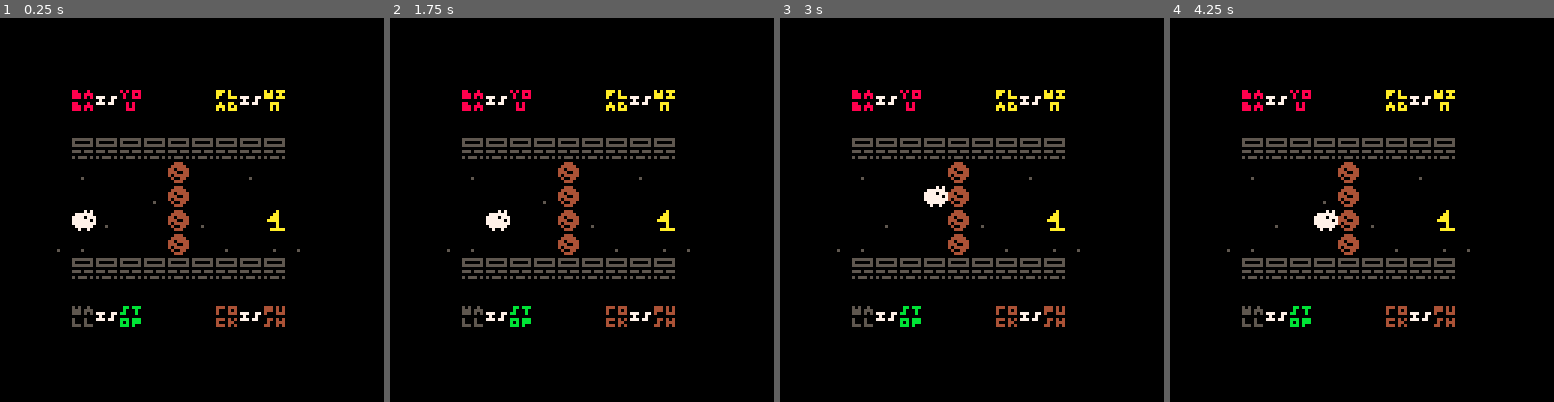
Above: before the commit, frames 1-4 (left to right).
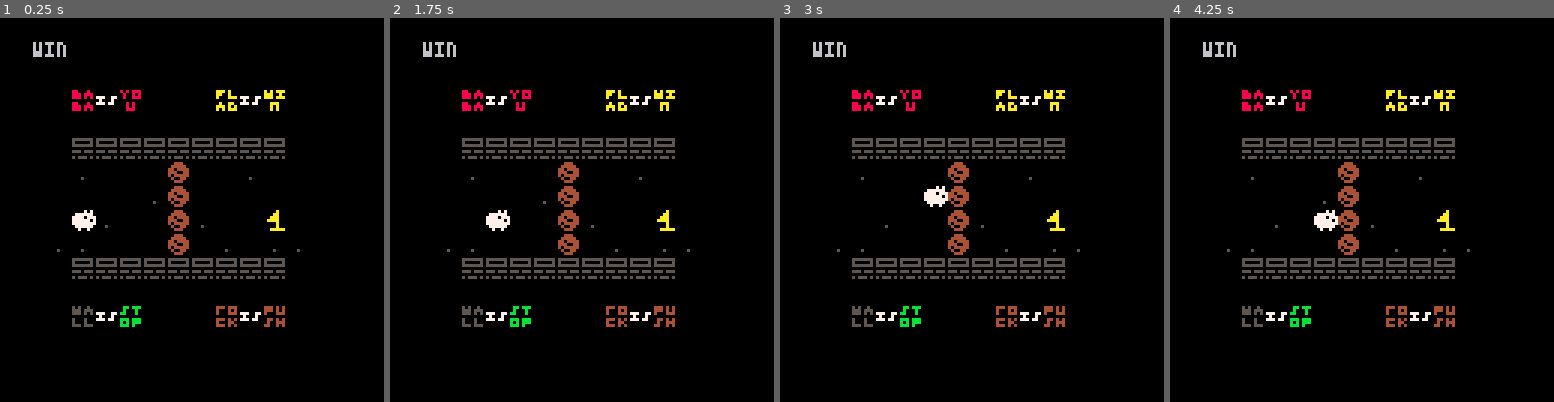
Above: after the commit, the same moments.

Repository: jfloyd1697/baba-is-pico
Game: PICO-8 cartridge baba-1.p8
The game is run twice, just before and just after one commit, with the same random seed, the same clock (stepped at 60 frames per second) and the same inputs.
Inputs:
- Up to frame 1 (0.25 s): no input
- Up to frame 2 (1.75 s): tap X (X key) at 0.33, 1.07 s; tap O (Z key) at 0.7, 1.7 s; hold Right from 1.6 s (still down)
- Up to frame 3 (3 s): tap X (X key) at 1.85, 2.97 s; release Right at 2.1 s; tap O (Z key) at 2.1, 2.5, 2.9 s; hold Up 2.15-2.42 s; hold Right from 2.47 s (still down)
- Up to frame 4 (4.25 s): release Right at 3.03 s; hold Left 3.08-3.58 s; tap O (Z key) at 3.3, 3.7, 4.1 s; hold Down 3.63-3.97 s; hold Right from 4.02 s (still down); tap X (X key) at 4.08 s

The runs differ from the first frame. In frame 1, 0.2% of the frame differs, in the area x 8-18%, y 6-11%; in frame 2, 0.2%; in frame 3, 0.2%; in frame 4, 0.2%.

Commit message:
Translate JS to lia. More progress on p8 cart

Diff:
--- a/baba-1.p8
+++ b/baba-1.p8
@@ -4,22 +4,21 @@
 --baba
 
 function _init()
---spt,text,type,move,touch,color
+--spt |	is_text|type  |	on_move|on_touch|color
 tile={
-{65,false,"flag",0,"win",{10,10}},
-{64,false,"wall","stop",0,{5,5}},
-{66,false,"rock","push",0,{4,4}},
-{32,true,"baba","push",0,{2,8}},
-{33,true,"wall","push",0,{1,5}},
-{34,true,"flag","push",0,{4,10}},
-{35,true,"rock","push",0,{2,4}},
-{36,true,"is","push",0,{5,7}},
-{48,true,"you","push",0,{2,8}},
-{49,true,"stop","push",0,{3,11}},
-{50,true,"win","push",0,{4,10}},
-{51,true,"push","push",0,{2,4}},
-{193,false,"baba","you","you",{7,7}}
-
+{65,	false,	"flag", 0,		"win",	{10,10}},
+{64,	false,	"wall", "stop",	0,		{5,5}},
+{66,	false,	"rock", "push",	0,		{4,4}},
+{32,	true,	"baba", "push",	0,		{2,8}},
+{33,	true,	"wall", "push",	0,		{1,5}},
+{34,	true,	"flag", "push",	0,		{4,10}},
+{35,	true,	"rock", "push",	0,		{2,4}},
+{36,	true,	"is", 	"push",	0,		{5,7}},
+{48,	true,	"you", 	"push",	0,		{2,8}},
+{49,	true,	"stop",	"push",	0,		{3,11}},
+{50,	true,	"win", 	"push",	0,		{4,10}},
+{51,	true,	"push", "push",	0,		{2,4}},
+{193,	false,	"baba", "you",	"you",	{7,7}}
 }
 
 obj={}
@@ -45,19 +44,18 @@
 	for b in all(obj) do
 		b:control(obj)
 	end
-
 end
 -->8
 --draw
+
 
 function draw_game()
 	cls()
 	map()
 	for b in all(obj) do
 		b:babadir(obj)
-	end
-	foreach(obj,draw_objs)
-
+		b:draw(obj)
+	end
 end
 
 -->8
@@ -68,13 +66,6 @@
 pal(5,_c)
 spr(_spr,_x*8,_y*8)
 pal()
-end
-…(4 lines of a section not shown)…
-function draw_objs(_obs)
-	drawspr(_obs.spr,_obs.x,_obs.y,_obs.color[2])
 end
 
 function find_objs()
@@ -101,33 +93,39 @@
 	o.color=_t[6]
 
 	o.control=function(self)
-			if self.move == "you" then
-			local dirx={-1,1,0,0}
-			local diry={0,0,-1,1}
-				for i=0,3 do
-					if btnp(i) then
-						self.x+=dirx[i+1]
-						self.y+=diry[i+1]
-						sfx(60)
-						return
-					end
+		local dirx={-1,1,0,0}
+		local diry={0,0,-1,1}
+		if self.move == "you" then
+			for i=0,3 do
+				if btnp(i) then
+					self.x+=dirx[i+1]
+					self.y+=diry[i+1]
+					sfx(60)
+					return
 				end
 			end
 		end
-
-		o.babadir=function(self)
-			if self.type == "baba" and
-				 self.move == "you" then
-				for i=0,3 do
-					if btnp(i) then
-						self.spr=192+i
-					return
-					end
+	end
+
+	o.babadir=function(self)
+		if self.type == "baba" and
+				self.move == "you" then
+			for i=0,3 do
+				if btnp(i) then
+					self.spr=192+i
+				return
 				end
 			end
 		end
+	end
 
 		add(obj,o)
+	o.draw=function(self)
+		drawspr(self.spr,self.x,self.y,self.color[2])
+		if self.touch == "win" then
+			print("win",self.x,self.y)
+		end
+	end
 end
 __gfx__
 00000000000000000000000000000000000000000000000000000000000000000000000000000000000000000000000000000000000000000000000000000000
--- /dev/null
+++ b/baba-java/blocks/base.lua.p8
@@ -0,0 +1,122 @@
+__lua__
+
+base = {}
+base.__index = base
+
+function base:new(x, y)
+    local obj = setmetatable({}, self)
+    obj.position = {x = x or -1, y = y or -1}
+    obj.properties = {}
+    obj:initialize()
+    return obj
+end
+
+function base:initialize()
+    self.type = TYPES.BASE
+end
+
+function base:add_property(property)
+    table.insert(self.properties, property)
+end
+
+function base:has_property(property)
+    for _, p in ipairs(self.properties) do
+        if p:has_effect(property) then
+            return true
+        end
+    end
+    return false
+end
+
+function base:set_position(x, y)
+    self.position = {x = x, y = y}
+end
+
+function base:set_type(type)
+    self.type = type
+end
+
+function base:destroy()
+    self.type = TYPES.BLANK
+    self.properties = {}
+end
+
+function base:is_solid()
+    return self:has_property(EFFECTS.SOLID)
+end
+
+function base:is_movable()
+    for _, p in ipairs(self.properties) do
+        if p:has_effect(EFFECTS.SOLID) and p:has_effect(EFFECTS.MOVABLE) then
+            return true
+        end
+    end
+    return false
+end
+
+function base:is_steppable()
+    return not self:is_solid()
+end
+
+function base:is_you()
+    return self:has_property(EFFECTS.YOU)
+end
+
+function base:is_win()
+    return self:has_property(EFFECTS.WIN)
+end
+
+function base:is_float()
+    return self:has_property(EFFECTS.FLOAT)
+end
+
+function base:is_defeat()
+    return self:has_property(EFFECTS.DEFEAT)
+end
+
+function base:is_sink()
+    return self:has_property(EFFECTS.SINK)
+end
+
+function base:is_melt()
+    return self:has_property(EFFECTS.MELT)
+end
+
+function base:is_hot()
+    return self:has_property(EFFECTS.HOT)
+end
+
+function base:is_blank()
+    return self.type == TYPES.BLANK
+end
+
+function base:is_icon()
+    return self.type == TYPES.ICON
+end
+
+function base:is_noun()
+    return self.type == TYPES.NOUN
+end
+
+function base:is_joiner()
+    return self.type == TYPES.JOINER
+end
+
+function base:is_property()
+    return self.type == TYPES.PROPERTY
+end
+
+function base:is_word()
+    return self:is_noun() or self:is_joiner() or self:is_property()
+end
+
+function base:should_be_destroyed()
+    return self:is_hot() and self:is_melt()
+end
+
+blank = setmetatable({}, base)
+blank.__index = blank
+
+function blank:initialize()
+    self:set_type(TYPES.BLANK)
+end
--- /dev/null
+++ b/baba-java/blocks/logic.lua.p8
@@ -0,0 +1,14 @@
+__lua__
+
+joiner_base = {}
+joiner_base.__index = joiner_base
+
+function joiner_base:initialize()
+    self.type = TYPES.JOINER
+end
+
+IS = setmetatable({}, joiner_base)
+IS.__index = IS
+
+AND = setmetatable({}, joiner_base)
+AND.__index = AND
--- /dev/null
+++ b/baba-java/blocks/nouns.lua.p8
@@ -0,0 +1,41 @@
+__lua__
+
+noun_base = {}
+noun_base.__index = noun_base
+
+function noun_base:initialize()
+    self.type = TYPES.NOUN
+end
+
+baba = setmetatable({}, noun_base)
+baba.__index = baba
+
+door = setmetatable({}, noun_base)
+door.__index = door
+
+flag = setmetatable({}, noun_base)
+flag.__index = flag
+
+keke = setmetatable({}, noun_base)
+keke.__index = keke
+
+key = setmetatable({}, noun_base)
+key.__index = key
+
+lava = setmetatable({}, noun_base)
+lava.__index = water
+
+rock = setmetatable({}, noun_base)
+rock.__index = rock
+
+skull = setmetatable({}, noun_base)
+skull.__index = skull
+
+text = setmetatable({}, noun_base)
+text.__index = text
+
+wall = setmetatable({}, noun_base)
+wall.__index = wall
+
+water = setmetatable({}, noun_base)
+water.__index = water
--- /dev/null
+++ b/baba-java/blocks/properties.lua.p8
@@ -0,0 +1,120 @@
+__lua__
+-->8
+-- PROPERTY
+property_base = {}
+property_base.__index = property_base
+
+function property_base:initialize()
+    self.type = TYPES.PROPERTY
+    self.effects = {}
+    self:set_effects()
+end
+
+function property_base:set_effect(key, value)
+    self.effects[key] = value
+end
+
+function property_base:has_effect(key)
+    return self.effects[key] ~= nil
+end
+
+-->8
+-- DEFEAT
+defeat = setmetatable({}, property_base)
+defeat.__index = defeat
+
+function defeat:set_effects()
+    self:set_effect(EFFECTS.DEFEAT, true)
+end
+
+-->8
+-- FLOAT
+float = setmetatable({}, property_base)
+float.__index = float
+
+function float:set_effects()
+    self:set_effect(EFFECTS.FLOAT, true)
+end
+
+-->8
+-- HOT
+hot = setmetatable({}, property_base)
+hot.__index = hot
+
+function hot:set_effects()
+    self:set_effect(EFFECTS.HOT, true)
+end
+
+
+-->8
+-- MELT
+melt = setmetatable({}, property_base)
+melt.__index = melt
+
+function melt:set_effects()
+    self:set_effect(EFFECTS.MELT, true)
+end
+
+-->8
+-- MOVE
+move = setmetatable({}, property_base)
+move.__index = move
+
+function move:set_effects()
+    self:set_effect(EFFECTS.MOVABLE, true)
+end
+
+-->8
+-- OPEN
+open = setmetatable({}, property_base)
+open.__index = open
+
+function open:set_effects()
+    self:set_effect(EFFECTS.OPEN, true)
+end
+
+-->8
+-- PUSH
+push = setmetatable({}, property_base)
+push.__index = push
+
+function push:set_effects()
+    self:set_effect(EFFECTS.SOLID, true)
+    self:set_effect(EFFECTS.MOVABLE, true)
+end
+
+-->8
+-- SINK
+sink = setmetatable({}, property_base)
+sink.__index = sink
+
+function sink:set_effects()
+    self:set_effect(EFFECTS.SINK, true)
+end
+
+-->8
+-- STOP
+stop = setmetatable({}, property_base)
+stop.__index = stop
+
+function stop:set_effects()
+    self:set_effect(EFFECTS.SOLID, true)
+end
+
+-->8
+-- WIN
+win = setmetatable({}, property_base)
+win.__index = win
+
+function win:set_effects()
+    self:set_effect(EFFECTS.WIN, true)
+end
+
+-->8
+-- YOU
+you = setmetatable({}, property_base)
+you.__index = you
+
+function you:set_effects()
+    self:set_effect(EFFECTS.YOU, true)
+end
--- /dev/null
+++ b/baba-java/history.lua.p8
@@ -0,0 +1,106 @@
+__lua__
+-- Util functions are assumed to be global functions in PICO-8
+
+History = {}
+History.__index = History
+
+function History:new()
+    local obj = setmetatable({}, self)
+    obj.commits = {}
+    obj.coveredBlocks = {}
+    obj.legend = LEGEND
+    return obj
+end
+
+function History:push(change)
+    add(self.commits, change)
+end
+
+function History:revert(count)
+    count = count or -1
+    if count < 0 then
+        self.commits = {self.commits[1]}
+    elseif #self.commits > count then
+        self.commits = sub(self.commits, 1, #self.commits - count)
+    end
+end
+
+function History:applyChanges(diff)
+    local last = splitMapString(self.last)
+    local newState = reduce(diff, function(state, delta)
+        local fromBlock = state[delta.from.x][delta.from.y]
+        local toBlock = state[delta.to.x][delta.to.y]
+
+        if not delta.to.destroyed then
+            self:coverBlock({
+                x = delta.to.x,
+                y = delta.to.y,
+                char = toBlock
+            })
+        end
+
+        state[delta.to.x][delta.to.y] = self:getNewTo(delta, fromBlock, toBlock)
+        state[delta.from.x][delta.from.y] = self:getNewFrom(delta, fromBlock, toBlock)
+
+        return state
+    end, last)
+
+    self:push(
+        join(map(newState, function(l) return join(l, '') end), '\n')
+    )
+end
+
+function History:coverBlock(block)
+    if block.char ~= self.BLANK and not arrayContainsObject(self.coveredBlocks, block) then
+        add(self.coveredBlocks, block)
+    end
+end
+
+function History:getNewFrom(delta, fromBlock, toBlock)
+    return self:getPrevBlock(delta.from) or self.BLANK
+end
+
+function History:getNewTo(delta, fromBlock, toBlock)
+    if delta.to.destroyed then
+        return self:getPrevBlock(delta.to) or self.BLANK
+    end
+
+    return delta.from.destroyed and toBlock or fromBlock
+end
+
+function History:getPrevBlock(pos)
+    local index = findIndex(self.coveredBlocks, function(block)
+        return block.x == pos.x and block.y == pos.y
+    end)
+
+    if index > -1 then
+        local prev = remove(self.coveredBlocks, index)
+        return prev.char
+    end
+
+    return nil
+end
+
+function History:get_last()
+    return self.commits[#self.commits]
+end
+
+function History:get_legend()
+    return self.legend
+end
+
+function History:set_legend(val)
+    self.legend = val
+end
+
+function History:get_BLANK()
+    return getKeyForValue(self.legend, function(val)
+        return val.name == 'Blank'
+    end)
+end
+
+function History.of(initialState)
+    local hist = History:new()
+    hist:push(initialState)
+    return hist
+end
--- /dev/null
+++ b/baba-java/movement.lua.p8
@@ -0,0 +1,134 @@
+__lua__
+
+movement = {}
+movement.__index = movement
+
+function movement:new(grid)
+    local obj = setmetatable({}, self)
+    obj.grid = grid
+    return obj
+end
+
+function movement:get_legal_moves(direction)
+    local player_moves = self:get_player_moves(direction)
+    return sort_moves(
+        deduplicate_moves(
+            self:walk_moves(player_moves, direction)
+        )
+    )
+end
+
+function movement:walk_moves(moves, direction, depth)
+    depth = depth or 0
+    if #moves == 0 or depth > #moves then return moves end
+
+    local queue = {}
+    local first_block_in_chain = nil
+    local legal_moves = filter(map(moves, function(move)
+        local from_block = get_block_at_position(self.grid, move.from)
+        local to_block = get_block_at_position(self.grid, move.to)
+        local last_block_in_chain = self:get_last_block_in_chain(from_block, move.to)
+        local block_after_chain = get_block_at_position(
+            self.grid,
+            get_next_position(last_block_in_chain.position, direction)
+        )
+        local can_move_first_block = self:block_can_be_moved_to(from_block, move.to)
+        local can_move_last_block = block_after_chain and self:block_can_be_moved_to(last_block_in_chain, block_after_chain.position) or false
+        local chain_length = get_distance_between_positions(
+            first_block_in_chain and first_block_in_chain.position or from_block.position,
+            last_block_in_chain and last_block_in_chain.position or to_block.position
+        )
+
+        if first_block_in_chain == nil then
+            first_block_in_chain = from_block
+        end
+
+        if not can_move_first_block or not to_block or not block_after_chain or not can_move_last_block then
+            return false
+        end
+
+        if last_block_in_chain:is_sink() or to_block:is_sink() then
+            move.from.destroyed = true
+            move.to.destroyed = true
+        end
+
+        if from_block:is_melt() and to_block:is_hot() then
+            move.from.destroyed = true
+        end
+
+        if from_block:is_you() and to_block:is_defeat() then
+            move.from.destroyed = true
+        end
+
+        if last_block_in_chain:is_steppable() or to_block:is_steppable() then
+            return move
+        end
+
+        if chain_length < #queue then
+            return move
+        end
+
+        if to_block:is_movable() then
+            local next_move = {
+                from = to_block.position,
+                to = get_next_position(to_block.position, direction)
+            }
+
+            if not array_contains_object(queue, move) then
+                add(queue, move)
+            end
+            if not array_contains_object(queue, next_move) then
+                add(queue, next_move)
+            end
+        end
+    end), function(move) return move end)
+
+    return extend(legal_moves, self:walk_moves(queue, direction, depth + 1))
+end
+
+function movement:get_last_block_in_chain(block, pos)
+    local next_block = get_block_at_position(self.grid, pos)
+    local direction = get_direction_from_move_delta({
+        from = block.position,
+        to = pos
+    })
+
+    if not next_block or not next_block:is_movable() then
+        return block
+    end
+    return self:get_last_block_in_chain(
+        next_block,
+        get_next_position(next_block.position, direction)
+    )
+end
+
+function movement:block_can_be_moved_to(block, pos)
+    local destination = get_block_at_position(self.grid, pos)
+    if not destination then return false end
+    local next_pos = get_next_position(destination.position, get_direction_from_move_delta({
+        from = block.position,
+        to = pos
+    }))
+
+    if destination:is_steppable() then return true end
+    if destination:is_movable() then
+        return self:block_can_be_moved_to(destination, next_pos)
+    end
+end
+
+function movement:get_player_moves(input)
+    return map(self:get_player_icons(), function(icon)
+        return {
+            from = icon.position,
+            to = get_next_position(icon.position, input)
+        }
+    end)
+end
+
+function movement:get_player_icons()
+    return flat_map(self.grid, function(row)
+        return filter(row, function(block)
+            return block:is_icon() and block:is_you()
+        end)
+    end)
+end
--- /dev/null
+++ b/baba-java/rule.lua.p8
@@ -0,0 +1,100 @@
+__lua__
+
+rule = {}
+rule.__index = rule
+
+function rule:new(target, properties)
+    local obj = setmetatable({}, self)
+    obj.target = target
+    obj.properties = properties
+    return obj
+end
+
+function rule:get_name()
+    local target = self.target.name
+    local properties = {}
+    for _, p in ipairs(self.properties) do
+        table.insert(properties, p.name)
+    end
+    return target .. " is " .. table.concat(properties, " and ")
+end
+
+function rule:has_property(property_name)
+    for _, p in ipairs(self.properties) do
+        if p.name == property_name then
+            return true
+        end
+    end
+    return false
+end
+
+function rule.from_array(blocks)
+    local rules = {}
+    for i = 1, #blocks do
+        local sample = {blocks[i], blocks[i+1], blocks[i+2], blocks[i+3], blocks[i+4]}
+        local size = #sample
+
+        if size < 3 then break end
+
+        if (sample[1]:is_blank() and sample[3]:is_blank()) or
+           (size == 3 and sample[2]:is_blank()) or
+           (size == 4 and (sample[1]:is_blank() or sample[2]:is_blank() or sample[3]:is_blank())) or
+           (size == 5 and (sample[1]:is_blank() or sample[2]:is_blank() or sample[3]:is_blank())) then
+            goto continue
+        end
+
+        local rule = validate_rule_group(sample)
+        if rule then table.insert(rules, rule) end
+
+        ::continue::
+    end
+
+    return rules
+end
+
+function validate_rule_group(blocks)
+    if #blocks < 2 or #blocks > 5 then return false end
+    if all(blocks, function(b) return b:is_icon() or b:is_blank() end) then return false end
+
+    local one = blocks[1]
+    local two = blocks[2]
+    local thr = blocks[3]
+    local four = blocks[4]
+    local five = blocks[5]
+
+    if validate_five_blocks(one, two, thr, four, five) then
+        return rule:new(one, {thr, five})
+    end
+
+    if validate_three_blocks(one, two, thr) then
+        return rule:new(one, {thr})
+    end
+
+    if validate_three_blocks(two, thr, four) then
+        return rule:new(two, {four})
+    end
+
+    if validate_three_blocks(thr, four, five) then
+        return rule:new(thr, {five})
+    end
+end
+
+function validate_five_blocks(one, two, thr, four, five)
+    if not (one and two and thr and four and five) then return false end
+    return one:is_noun() and two:is_joiner() and two.name == 'Is' and
+           thr:is_property() and four:is_joiner() and four.name == 'And' and
+           five:is_property()
+end
+
+function validate_three_blocks(one, two, thr)
+    if not (one and two and thr) then return false end
+    return one:is_noun() and two:is_joiner() and two.name == 'Is' and
+           (thr:is_noun() or thr:is_property())
+end
+
+function all(t, f)
+    for _, v in ipairs(t) do
+        if not f(v) then return false end
+    end
+    return true
+end
--- /dev/null
+++ b/baba-java/util.lua.p8
@@ -0,0 +1,159 @@
+__lua__
+-- Rule and Constants are assumed to be global tables in PICO-8
+
+Util = {}
+
+function Util:getObjectsForMap(mapStr, legend)
+    mapStr = mapStr or ''
+    legend = legend or LEGEND
+    local grid = map(self:splitMapString(mapStr), function(row, i)
+        return map(row, function(char, j)
+            local Block = legend[char]
+            if type(Block) ~= 'function' then
+                error('Could not find Block constructor in legend for "' .. char .. '"')
+            end
+            return Block(i, j)
+        end)
+    end)
+
+    local rules = self:getDefinedRules(grid)
+    return map(grid, function(row)
+        return map(row, function(block)
+            return self:applyRules(block, rules)
+        end)
+    end)
+end
+
+function Util:applyRules(block, rules)
+    if not block:isIcon() then return block end
+    foreach(rules, function(rule)
+        if block.name == rule.target.name then
+            foreach(rule.properties, function(p)
+                block:addProperty(p)
+            end)
+        end
+    end)
+    if block:shouldBeDestroyed() then block:destroy() end
+    return block
+end
+
+function Util:playerIsDefined(rules)
+    return reduce(rules, function(isYou, rule)
+        return isYou or rule:hasProperty(EFFECTS.YOU)
+    end, false)
+end
+
+function Util:getDefinedRules(grid)
+    return concat(self:getRulesFromRows(grid), self:getRulesFromCols(grid))
+end
+
+function Util:getRulesFromRows(grid)
+    return flatMap(grid, function(row)
+        return Rule:fromArray(row) or {}
+    end)
+end
+
+function Util:getRulesFromCols(grid)
+    local cols = map(grid[1], function(_, y)
+        return map(grid, function(__, x)
+            return grid[x][y]
+        end)
+    end)
+
+    return self:getRulesFromRows(cols)
+end
+
+function Util:getBlockAtPosition(grid, pos)
+    return grid[pos.x] and grid[pos.x][pos.y] or nil
+end
+
+function Util:getNextPosition(pos, input)
+    if input == INPUTS.LEFT then
+        return {x = pos.x, y = pos.y - 1}
+    elseif input == INPUTS.RIGHT then
+        return {x = pos.x, y = pos.y + 1}
+    elseif input == INPUTS.UP then
+        return {x = pos.x - 1, y = pos.y}
+    elseif input == INPUTS.DOWN then
+        return {x = pos.x + 1, y = pos.y}
+    end
+end
+
+function Util:getDirectionFromMoveDelta(move)
+    local dX = move.to.x - move.from.x
+    local dY = move.to.y - move.from.y
+
+    if dX == 0 then
+        return dY > 0 and INPUTS.RIGHT or INPUTS.LEFT
+    else
+        return dX > 0 and INPUTS.DOWN or INPUTS.UP
+    end
+end
+
+function Util:getDistanceBetweenPositions(pos1, pos2)
+    if pos1.x ~= pos2.x then
+        return abs(pos1.x - pos2.x)
+    else
+        return abs(pos1.y - pos2.y)
+    end
+end
+
+function Util:sortMoves(moves)
+    local sorted = sort(moves, function(move1, move2)
+        if move1.from.x == move2.to.x or move1.from.y == move2.to.y then
+            return false
+        elseif move1.to.x == move2.from.x or move1.to.y == move2.from.y then
+            return true
+        else
+            return nil
+        end
+    end)
+
+    if #sorted > 1 then
+        add(sorted, remove(sorted, 1))
+    end
+
+    return reverse(sorted)
+end
+
+function Util:deduplicateMoves(moves)
+    local deduped = {}
+    foreach(moves, function(move)
+        if not self:arrayContainsObject(deduped, move) then
+            add(deduped, move)
+        end
+    end)
+    return deduped
+end
+
+function Util:sanitizeMapString(mapStr)
+    return trim(mapStr):gsub('%s+', ' ')
+end
+
+function Util:splitMapString(mapStr)
+    return map(split(trim(mapStr), '\n'), function(l)
+        return split(trim(l), '')
+    end)
+end
+
+function Util:arrayContainsObject(arr, obj)
+    return any(arr, function(item)
+        return type(item) == 'table' and self:objectsAreEqual(item, obj)
+    end)
+end
+
+function Util:objectsAreEqual(obj1, obj2)
+    return all(keys(obj1), function(k)
+        return tostr(obj1[k]) == tostr(obj2[k])
+    end)
+end
+
+function Util:getKeyForValue(obj, test)
+    return reduce(keys(obj), function(result, key)
+        return result or (test(obj[key]) and key or result)
+    end, nil)
+end
+
+function Util:pauseForAction(ms, action)
+    -- PICO-8 does not support async operations, so this function is not applicable
+end
--- a/gpt/command.p8
+++ b/gpt/command.p8
@@ -1,8 +1,21 @@
 -- Command Pattern
+history = {}
 Command = {}
 Command.__index = Command
+function Command.new(...)
+    local self = setmetatable({}, Command)
+    self:init(...)
+    history[#history + 1] = self
+    self.index = #history
+    return self
+end
+function Command:init()
+end
 
 function Command:execute()
+end
+
+function Command:undo()
 end
 
 MoveCommand = setmetatable({}, {__index = Command})
Empty file added: baba-java/constants.lua.p8
Empty file added: baba-java/game.lua.p8
